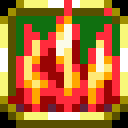
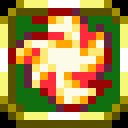
The second 128 × 128 image is a revision of the first. Changes to its layers:
painted on "Background" over [8, 0, 120, 112]
